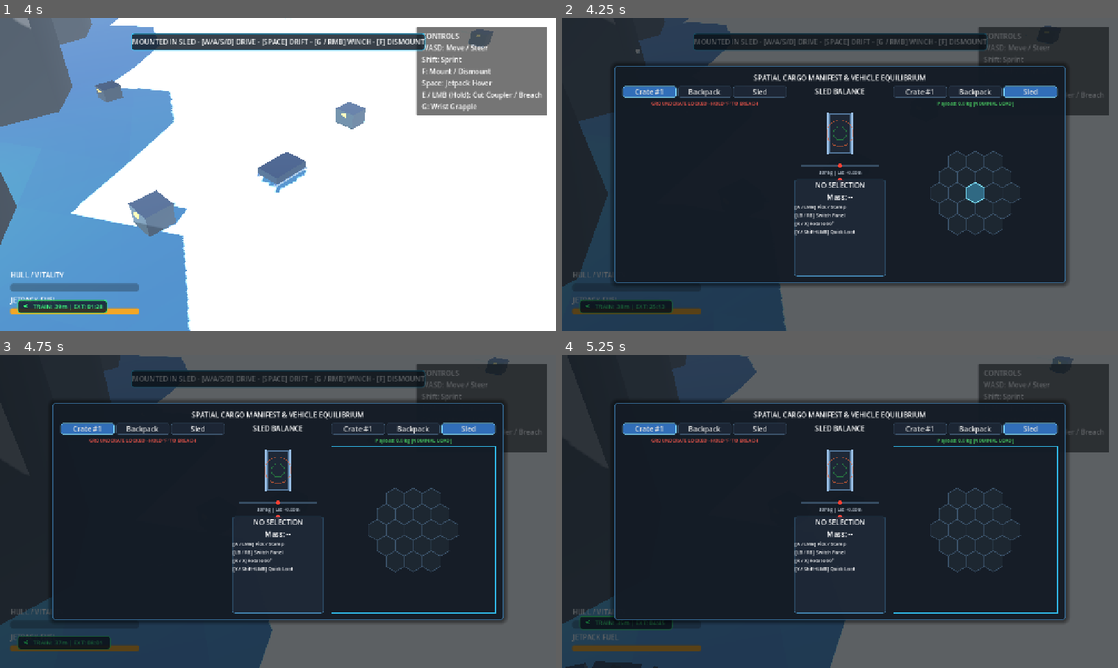
Above: before the commit, frames 1-4 (two rows, left to right).
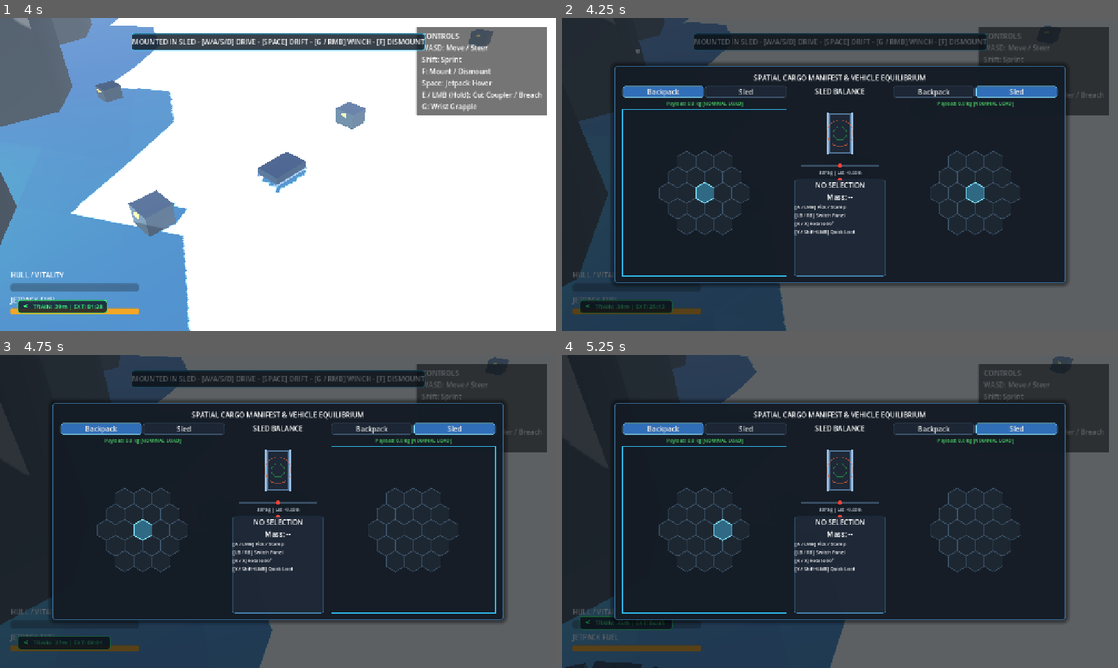
Above: after the commit, the same moments.

Repository: mcintalmo/drift
Game: Godot game, scene res://scenes/world/ActiveTrainHeistSector.tscn
The game is run twice, just before and just after one commit, with the same random seed, the same clock (stepped at 60 frames per second) and the same inputs. This scene is started directly instead of the project's main scene.
Inputs (mouse positions are in pixels of both pictures, inside the frame that each line leads up to):
- Up to frame 1 (4 s): tap Enter (ui_accept) at 0.5, 0.77, 3.77 s; move the mouse to (250, 237) at 0.52 s; hold W (accelerate) 0.53-1.25 s; hold E (pilot_interact) 0.53-1.25 s; click (250, 237) at 0.67 s; drag from (444, 221) to (250, 237) at 1.27 s; move the mouse to (111, 127) at 2.02 s; hold Q (pilot_lean_left) 2.03-2.75 s; hold F (pilot_mount_dismount) 2.03-2.75 s; drag from (305, 174) to (111, 127) at 2.77 s; move the mouse to (194, 96) at 3.52 s; hold S (brake_reverse) from 3.53 s (still down); hold Shift (sprint) from 3.53 s (still down)
- Up to frame 2 (4.25 s): keep holding S (brake_reverse); keep holding Shift (sprint); tap Tab (pause_inventory) at 4.15 s
- Up to frame 3 (4.75 s): release S (brake_reverse) at 4.25 s; release Shift (sprint) at 4.25 s; drag from (411, 530) to (194, 433) at 4.27 s
- Up to frame 4 (5.25 s): move the mouse to (728, 527) at 5.02 s; hold W (accelerate) from 5.03 s (still down); hold E (pilot_interact) from 5.03 s (still down); click (728, 527) at 5.17 s

Frame 1 is identical in both runs. In frame 2, 1.9% of the frame differs, in the area x 10-86%, y 21-83%; in frame 3, 1.6%; in frame 4, 2.2%, in the area x 10-90%, y 21-83%.

Commit message:
Hide locked crates from inventory UI until breached

Diff:
--- a/scripts/ui/hex_inventory_ui.gd
+++ b/scripts/ui/hex_inventory_ui.gd
@@ -257,8 +257,8 @@
 		for c: Node in crate_candidates:
 			if c is GroundCrate and is_instance_valid(c):
 				var crate: GroundCrate = c as GroundCrate
-				# Skip only NON_INTERACTABLE crates (e.g. inside locked sealed boxcars)
-				if crate.crate_state == GroundCrate.CrateState.NON_INTERACTABLE:
+				# Only include breached / unlocked crates (UNLOOTED) in UI tabs
+				if crate.crate_state != GroundCrate.CrateState.UNLOOTED:
 					continue
 				if crate.global_position.distance_to(pilot.global_position) <= 8.0:
 					if not discovered_crates.has(crate):
@@ -288,6 +288,7 @@
 
 func _on_crate_state_changed(_new_state: GroundCrate.CrateState) -> void:
 	if is_open:
+		_discover_scene_inventories()
 		_refresh_container_panels()
 
 func _are_containers_same(type_a: ContainerType, idx_a: int, type_b: ContainerType, idx_b: int) -> bool:
@@ -506,13 +507,6 @@
 			lbl.text = ""
 			return
 		if type == ContainerType.GROUND_CRATE:
-			var idx: int = selected_left_crate_idx if is_left else selected_right_crate_idx
-			if idx >= 0 and idx < discovered_crates.size():
-				var crate: GroundCrate = discovered_crates[idx]
-				if is_instance_valid(crate) and crate.crate_state == GroundCrate.CrateState.LOCKED:
-					lbl.text = "%s LOCKED - HOLD 'F' TO BREACH" % crate.name.to_upper()
-					lbl.add_theme_color_override(&"font_color", Color(1.0, 0.35, 0.3, 1.0))
-					return
 			lbl.text = "NO CRATE ATTACHED"
 			lbl.add_theme_color_override(&"font_color", Color(0.6, 0.6, 0.6, 0.8))
 		else:
--- a/test/unit/test_hex_ui_math.gd
+++ b/test/unit/test_hex_ui_math.gd
@@ -363,7 +363,7 @@
 
 	var crate1: GroundCrate = GroundCrate.new()
 	crate1.name = "GroundCrate1"
-	crate1.crate_state = GroundCrate.CrateState.LOCKED # Locked crate
+	crate1.crate_state = GroundCrate.CrateState.UNLOOTED # Breached/unlocked crate
 	ui.discovered_crates = [crate1]
 
 	var bp_inv: HexInventoryComponent = HexInventoryComponent.new()
@@ -411,5 +411,5 @@
 	return {
 		"name": "test_single_crate_and_backpack_swapping",
 		"passed": passed,
-		"message": "Player with single crate (even locked) and backpack seamlessly switches and swaps between both containers"
-	}
+		"message": "Player with single breached crate and backpack seamlessly switches and swaps between both containers"
+	}
